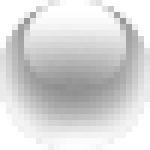
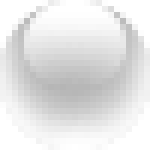
Comparing the layer stacks of the two 150 x 150 images. Changes:
painted on "Top gloss" (1st of 2, in "Full Bubble") over (24, 6, 126, 84)
painted on "Top gloss" (2nd of 2, in "Full Bubble") over (24, 6, 126, 84)
"black fill": opacity 50% → 33% over (0, 0, 150, 150)
